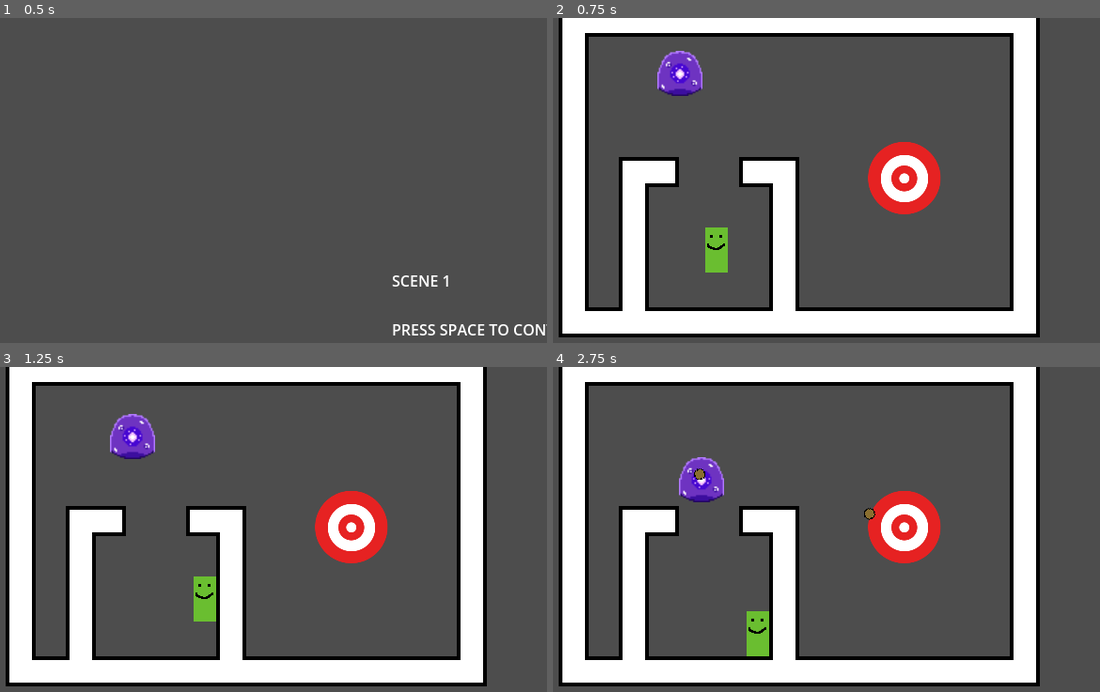
Above: before the commit, frames 1-4 (two rows, left to right).
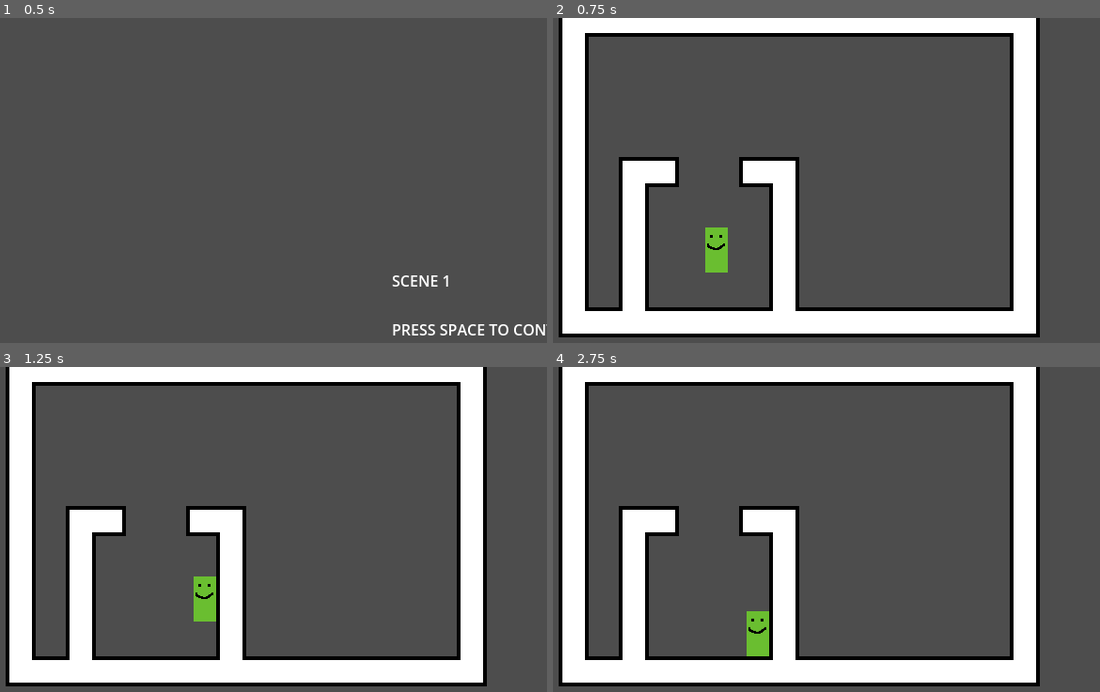
Above: after the commit, the same moments.

Repository: HuskyGameDev/2025f-team5
Game: Godot game, scene res://Game/main.tscn
Same seed, same stepped clock (60 frames per second), same inputs: the game is played once before the commit and once after it.
Inputs (mouse positions are in pixels of both pictures, inside the frame that each line leads up to):
- Up to frame 1 (0.5 s): no input
- Up to frame 2 (0.75 s): tap Space (Dash) at 0.5 s; move the mouse to (930, 170) at 0.52 s; hold D (Right) from 0.53 s (still down); hold Space (Dash) from 0.53 s (still down)
- Up to frame 3 (1.25 s): keep holding D (Right); keep holding Space (Dash)
- Up to frame 4 (2.75 s): move the mouse to (678, 552) at 1.27 s; release D (Right) at 1.28 s; release Space (Dash) at 1.28 s; hold S (Down) 1.28-2.03 s; click (678, 552) at 1.35 s; move the mouse to (859, 461) at 2.02 s; hold D (Right) from 2.03 s (still down); hold Space (Dash) from 2.03 s (still down)

Frame 1 is identical in both runs. In frame 2, 3.3% of the frame differs, in the area x 19-71%, y 10-61%; in frame 3, 3.3%; in frame 4, 3.4%, in the area x 23-71%, y 27-61%.
Error after the commit: Parse Error: Identifier "Globals" not declared in the current scope. (res://Scripts/Enemy/enemy_base.gd:14)

Commit message:
fix: do not change enemy base
Do not change enemy base

Diff:
--- a/Scripts/Enemy/enemy_base.gd
+++ b/Scripts/Enemy/enemy_base.gd
@@ -11,18 +11,23 @@
 
 	# Insantiates and fires a bullet at the player whenever its attack cooldown expires
 func _on_attack_cooldown_timeout() -> void:
-	var bullet_instance = Bullet.new_bullet(speed, Vector2.LEFT, bullet_lifetime, damage, false)
+	var bullet_instance = Bullet.new_bullet(speed, Vector2.LEFT, bullet_lifetime, damage, false, Globals.bullet_types["default"]["sprite"], Globals.bullet_types["default"]["collision_body"])
 	get_parent().add_child(bullet_instance)
 	bullet_instance.position = position
 	bullet_instance.fire()
 
+
+	# Called on instantiation to set the visual sprite of the enemy
+func set_sprite(sprite: Sprite2D) -> void:
+	$EnemySprite.texture = sprite
+
 	# Called on instantiation to set the attack speed of the enemy
-func set_cooldown() -> void:
-	$Cooldown.wait_time = firerate
+func set_cooldown(time: float) -> void:
+	$Cooldown.wait_time = time
 
 	# Creates and returns a new enemy instance
 @warning_ignore("shadowed_variable")
-static func new_enemy(texture: String = "res://Art/Enemy/target.png", health: float = 5.0, speed: int = 200, firerate: float = 2.0, damage: float = 1.0, shot_speed: int = 200, bullet_lifetime: float = 2.0) -> CharacterBody2D:
+static func new_enemy(_sprite: Sprite2D = null, health: float = 5.0, speed: int = 200, firerate: float = 0.5, damage: float = 1.0, shot_speed: int = 200, bullet_lifetime: float = 2.0) -> CharacterBody2D:
 	var enemy_instance = enemy_scene.instantiate()
 	enemy_instance.health = health
 	enemy_instance.speed = speed
@@ -30,9 +35,12 @@
 	enemy_instance.shot_speed = shot_speed
 	enemy_instance.bullet_lifetime = bullet_lifetime
 	enemy_instance.damage = damage
-	enemy_instance.set_cooldown()
-	enemy_instance.get_node("EnemySprite").texture = load(texture)
+	# enemy_instance.set_sprite(sprite)	# This will not work as Sprite2D cannot be a String
+	enemy_instance.set_cooldown(firerate)
 	return enemy_instance
+
+func _ready() -> void:
+	set_cooldown(firerate)
 
 func death() -> void:
 	queue_free()
